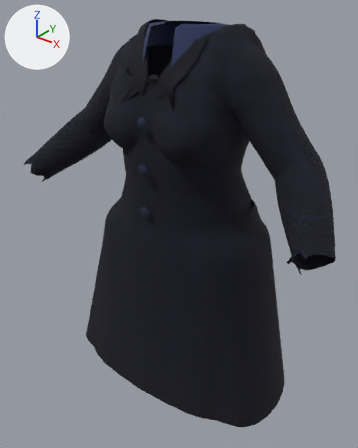
One commit to the glTF model game/assets/characters/cast/teresa_vale/teresa_vale__c_over.gltf: the scene before it, then after it.
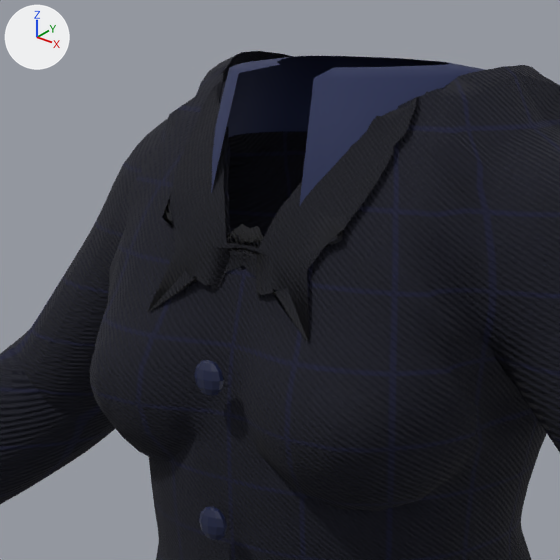
Each version appears first whole from a 50 mm lens placed at (0.689, -0.919, 1.368), pointed at (-0.003, -0.055, 0.832), and next in a close-up on the part from 21% to 71% of the width and 1% to 40% of the height. The lights are fixed; the arrows at upper left show +X, +Y and +Z. The older version's two pictures come first.

The first close-up shows 'CoatTop', 'Collar.001', 'Lapels', 'Trim_Buttons_1'.
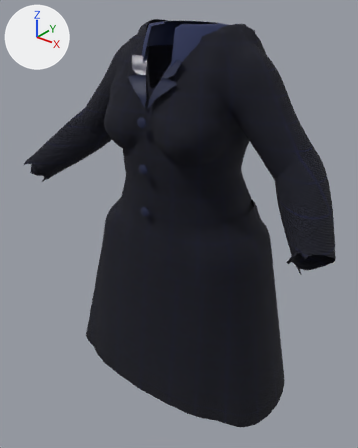
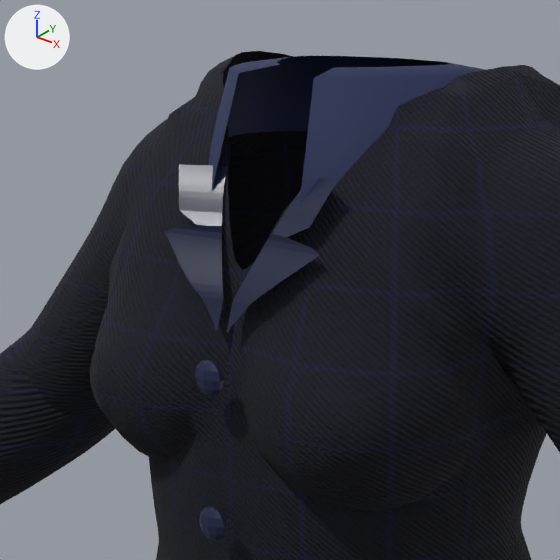
Location of each change, [x1, y1, x2, y2] in pixels of the close-ups (560 x 560 px):
```json
{"object": "Lapels", "change": "deleted", "before": [147, 82, 429, 343]}
{"object": "Trim_Revers_2", "change": "added", "after": [165, 165, 337, 333], "on screen": "blue"}
```

Scene script edits in JSON lines:
```json
{"op": "add", "block": "img_cast_teresa_vale_teresa_vale_c_over_revers_2_albedo", "code": ["img_cast_teresa_vale_teresa_vale_c_over_revers_2_albedo = load_image('cast_teresa_vale_teresa_vale_c_over_revers_2_albedo', 'cast_teresa_vale_teresa_vale_c_over_revers_2_albedo.png', 16, 16, 'sRGB')"]}
{"op": "add", "block": "img_cast_teresa_vale_teresa_vale_c_over_buttons_1_roughness", "code": ["img_cast_teresa_vale_teresa_vale_c_over_buttons_1_roughness = load_image('cast_teresa_vale_teresa_vale_c_over_buttons_1_roughness', '../adela_voss/cast_adela_voss_adela_voss_a_over_buttons_0_roughness.png', 16, 16, 'Non-Color')"]}
{"op": "add", "block": "img_cast_teresa_vale_teresa_vale_c_over_collar_normal", "code": ["img_cast_teresa_vale_teresa_vale_c_over_collar_normal = load_image('cast_teresa_vale_teresa_vale_c_over_collar_normal', '../adela_voss/cast_adela_voss_adela_voss_a_over_buttons_0_normal.png', 16, 16, 'Non-Color')"]}
{"op": "add", "block": "mat_cast_teresa_vale_teresa_vale_c_over_revers_2", "code": ["mat_cast_teresa_vale_teresa_vale_c_over_revers_2 = bpy.data.materials.new('cast_teresa_vale_teresa_vale_c_over_revers_2')", "# uses the picture img_cast_teresa_vale_teresa_vale_c_over_buttons_1_roughness", "# uses the picture img_cast_teresa_vale_teresa_vale_c_over_collar_normal", "# uses the picture img_cast_teresa_vale_teresa_vale_c_over_revers_2_albedo"]}
{"op": "add", "block": "me_trim_003", "code": ["me_trim_003 = bpy.data.meshes.new('Trim.003')", "me_trim_003.from_pydata(...)  # 104 vertices, 100 faces; spans x -0.0669..0.0669, y -0.1671..-0.1174, z 1.1374..1.2324", "me_trim_003.materials.append(mat_cast_teresa_vale_teresa_vale_c_over_revers_2)"]}
{"op": "remove", "block": "ob_lapels", "code": ["ob_lapels = bpy.data.objects.new('Lapels', me_lapels)", "ob_lapels.location = (0.0, 0.0, 0.0)"]}
{"op": "add", "block": "ob_trim_revers_2", "code": ["ob_trim_revers_2 = bpy.data.objects.new('Trim_Revers_2', me_trim_003)", "ob_trim_revers_2.location = (0.0, 0.0, 0.0)"]}
```
